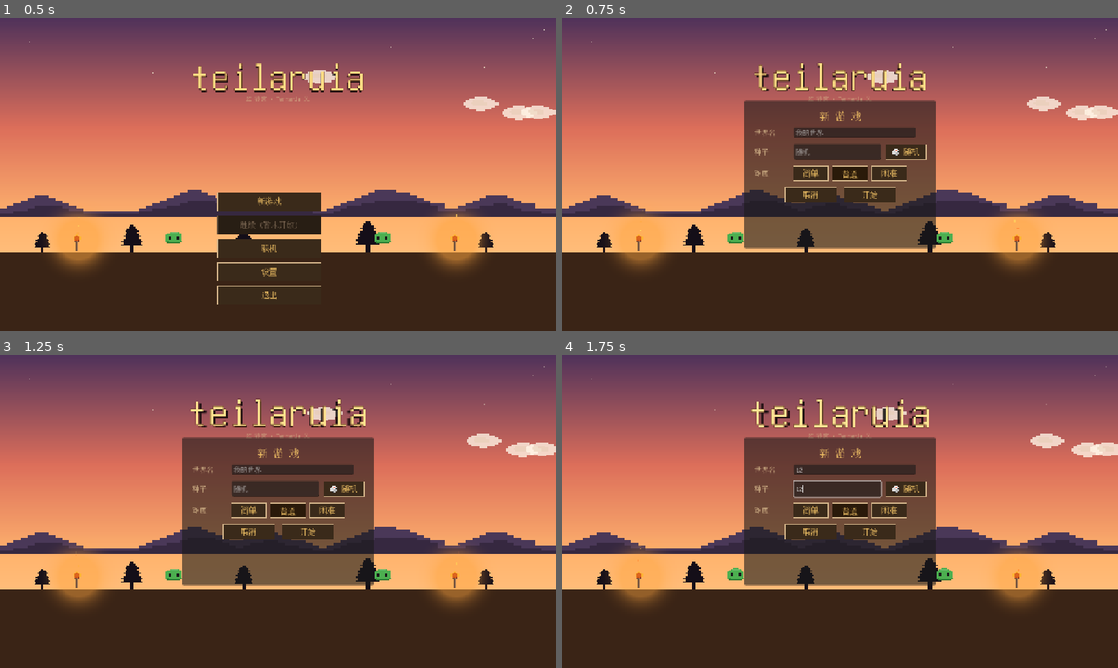
Above: before the commit, frames 1-4 (two rows, left to right).
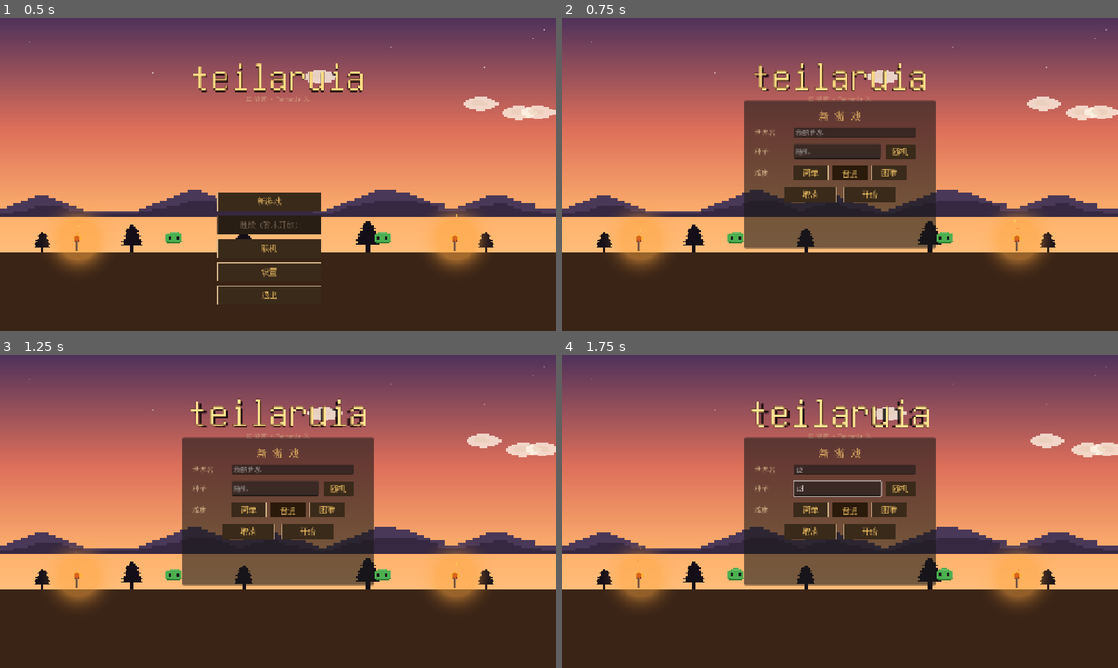
Above: after the commit, the same moments.

Repository: Nornttyy/tielaruia
Game: Godot game, scene res://scenes/main.tscn
Same seed, same stepped clock (60 frames per second), same inputs: the game is played once before the commit and once after it.
Inputs (mouse positions are in pixels of both pictures, inside the frame that each line leads up to):
- Up to frame 1 (0.5 s): no input
- Up to frame 2 (0.75 s): click "新游戏" at 0.5 s
- Up to frame 3 (1.25 s): no input
- Up to frame 4 (1.75 s): click (856, 470) at 1.27 s; type "12" at 1.35 s; click (840, 489) at 1.5 s; type "12" at 1.58 s

Frame 1 is identical in both runs. In frame 2, 0.8% of the frame differs, in the area x 34-66%, y 29-59%; in frame 3, 0.8%; in frame 4, 0.8%.

Commit message:
fix(ui): 主菜单 RandomButton 去掉 🎲 emoji (字体不支持显示乱码)
项目用的像素字体没有 emoji 字形, "🎲 随机" 渲染成方块/未知字符.
改成纯文字 "随机".

Co-Authored-By: Claude Opus 4.7 (1M context) <noreply@anthropic.com>

Diff:
--- a/scenes/ui/main_menu.tscn
+++ b/scenes/ui/main_menu.tscn
@@ -282,7 +282,7 @@
 
 [node name="RandomButton" type="Button" parent="NewGamePanel/VBox/SeedRow"]
 custom_minimum_size = Vector2(70, 0)
-text = "🎲 随机"
+text = "随机"
 
 [node name="DifficultyRow" type="HBoxContainer" parent="NewGamePanel/VBox"]
 theme_override_constants/separation = 8
